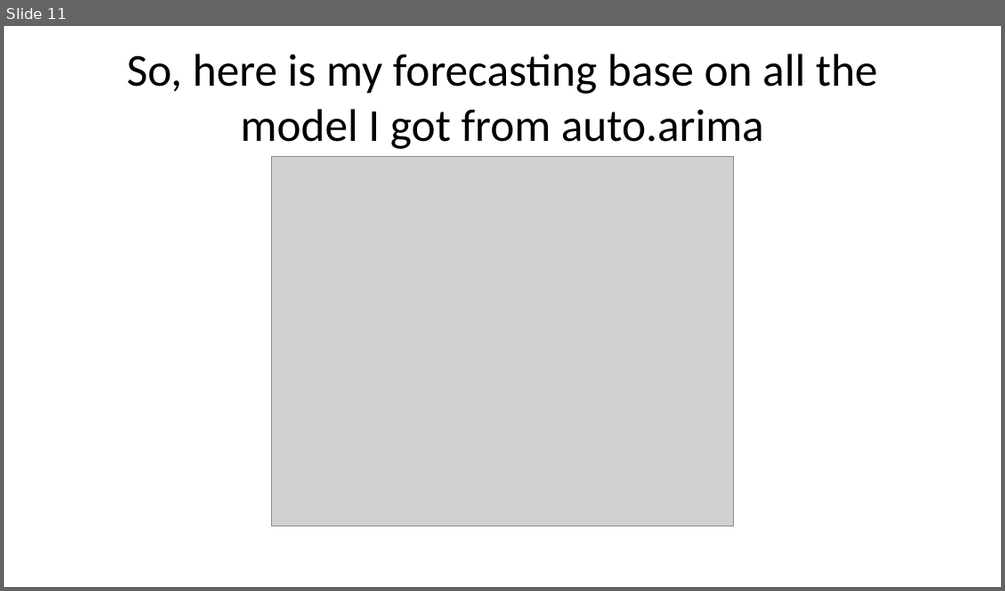
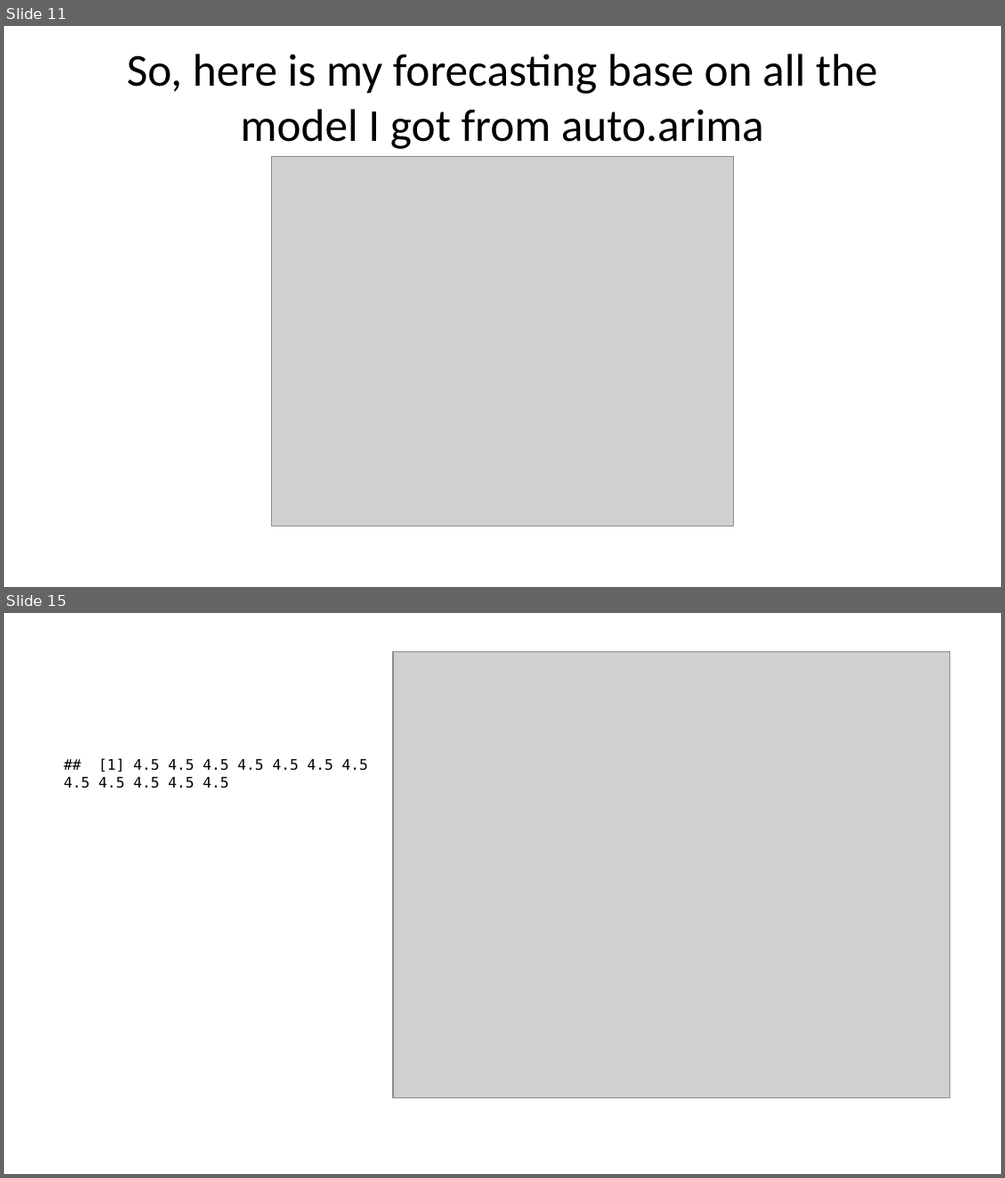
Before and after one commit to Allisterh/VAR_conditional_forecast-ECON-493-forcasting-economy, a slide deck: The research project/The_power_point.pptx. Shown one above the other, each under a label of ours: slide 11 before the commit, slides 11 and 15 after it; the slides between them are not shown. The pictures are 1005x591 and 1005x1178 pixels, drawn with LibreOffice and Linux fonts; fonts in the diff are those of the drawing; grey boxes stand for pictures. Boxes give left, top, right and bottom in pixels: in the first picture for what was removed or moved away, otherwise in the second. Text is boxed around its words. In the diff, an @@ line names an element or a change of style, - is before the commit and + after.

```diff
--- a/The research project/The_power_point.pptx
+++ b/The research project/The_power_point.pptx
@@ slide 15 added at box(4, 613, 1001, 1174), background #FFFFFF @@
@@ picture added at box(393, 652, 949, 1097) @@
@@ text added at box(64, 758, 368, 788), 10.5 pt, text #000000 @@
+## [1] 4.5 4.5 4.5 4.5 4.5 4.5 4.5 4.5 4.5 4.5 4.5 4.5
```
Also in this commit, not shown: 4 other slides added, 1 slide removed, 6 other files.
